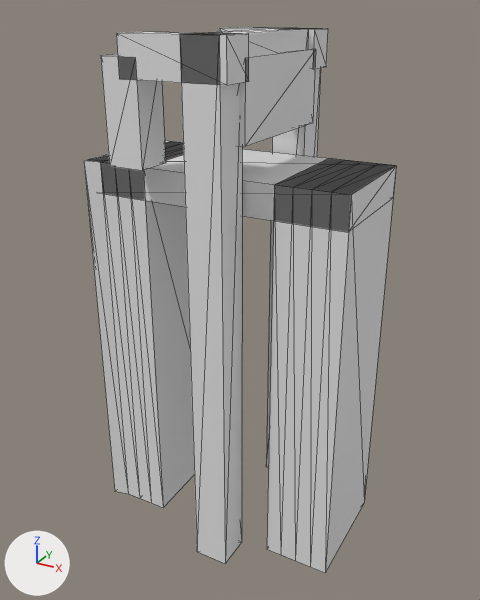
Before and after pictures for a commit that changed the glTF model models/oud-alblas/oud-alblas-brug-8fa88244/oud-alblas-brug-8fa88244.glb.
One viewpoint serves both versions: a camera (50 mm lens) standing at (7.85, -14.21, 3.64) and looking at (0.04, 0.0, -3.46). The axes (+X, +Y, +Z) are drawn at lower left. The lights are the same throughout. The first picture is the older version. Mesh edges are drawn as thin lines.

The older version as bpy lines, for what is in view:
```python
ob_building_balans = bpy.data.objects.new('building:balans', me_balans)
ob_building_balans.location = (0.0, 0.0, 0.0)
ob_building_balans_2 = bpy.data.objects.new('building:balans 2', me_balans_2)
ob_building_balans_2.location = (0.0, 0.0, 0.0)
ob_building_contragewicht = bpy.data.objects.new('building:contragewicht', me_contragewicht)
ob_building_contragewicht.location = (0.0, 0.0, 0.0)
ob_building_hamei = bpy.data.objects.new('building:hamei', me_hamei)
ob_building_hamei.location = (0.0, 0.0, 0.0)
ob_building_hamei_2 = bpy.data.objects.new('building:hamei 2', me_hamei_2)
ob_building_hamei_2.location = (0.0, 0.0, 0.0)
ob_building_hangstang_2 = bpy.data.objects.new('building:hangstang 2', me_hangstang_2)
ob_building_hangstang_2.location = (0.0, 0.0, 0.0)
ob_building_portaal = bpy.data.objects.new('building:portaal', me_portaal)
ob_building_portaal.location = (0.0, 0.0, 0.0)
ob_road_landhoofd__aangenomen = bpy.data.objects.new('road:landhoofd (aangenomen)', me_landhoofd__aangenomen)
ob_road_landhoofd__aangenomen.location = (0.0, 0.0, 0.0)
# also in view: 'road:landhoofd (aangenomen) 2' at (2.59, 0.0, -4.91); 'road:dek' at (0.0, 0.0, -0.22)
```
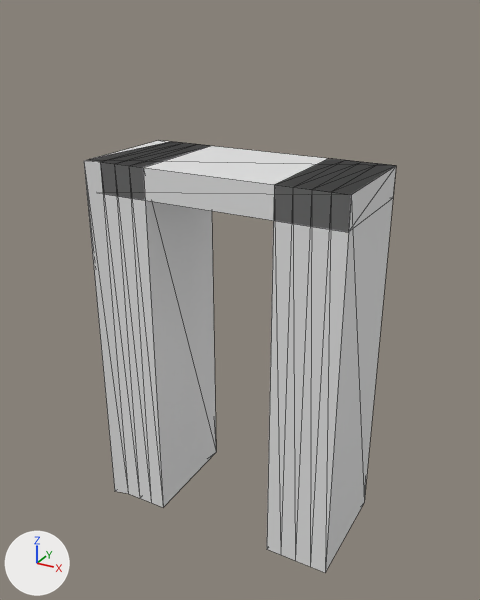
What changed in the scene script:
```text
Remove ob_building_hamei:
    ob_building_hamei = bpy.data.objects.new('building:hamei', me_hamei)
    ob_building_hamei.location = (0.0, 0.0, 0.0)
Remove ob_building_hamei_2:
    ob_building_hamei_2 = bpy.data.objects.new('building:hamei 2', me_hamei_2)
    ob_building_hamei_2.location = (0.0, 0.0, 0.0)
Remove ob_building_portaal:
    ob_building_portaal = bpy.data.objects.new('building:portaal', me_portaal)
    ob_building_portaal.location = (0.0, 0.0, 0.0)
Remove ob_building_balans:
    ob_building_balans = bpy.data.objects.new('building:balans', me_balans)
    ob_building_balans.location = (0.0, 0.0, 0.0)
Remove ob_building_balans_2:
    ob_building_balans_2 = bpy.data.objects.new('building:balans 2', me_balans_2)
    ob_building_balans_2.location = (0.0, 0.0, 0.0)
Remove ob_building_hangstang_2:
    ob_building_hangstang_2 = bpy.data.objects.new('building:hangstang 2', me_hangstang_2)
    ob_building_hangstang_2.location = (0.0, 0.0, 0.0)
Remove ob_building_contragewicht:
    ob_building_contragewicht = bpy.data.objects.new('building:contragewicht', me_contragewicht)
    ob_building_contragewicht.location = (0.0, 0.0, 0.0)
```

Where the change shows, as pixel boxes [x1, y1, x2, y2] in the pictures (480 x 600 px):
'building:hamei 2', deleted
    before: [180, 33, 242, 564]
'building:contragewicht', deleted
    before: [239, 50, 316, 147]
'building:hangstang 2', deleted
    before: [101, 54, 166, 171]
'building:balans 2', deleted
    before: [116, 32, 249, 85]
'building:hamei', deleted
    before: [266, 28, 321, 467]
'building:portaal', deleted
    before: [195, 28, 308, 57]
'building:balans', deleted
    before: [220, 27, 328, 69]
